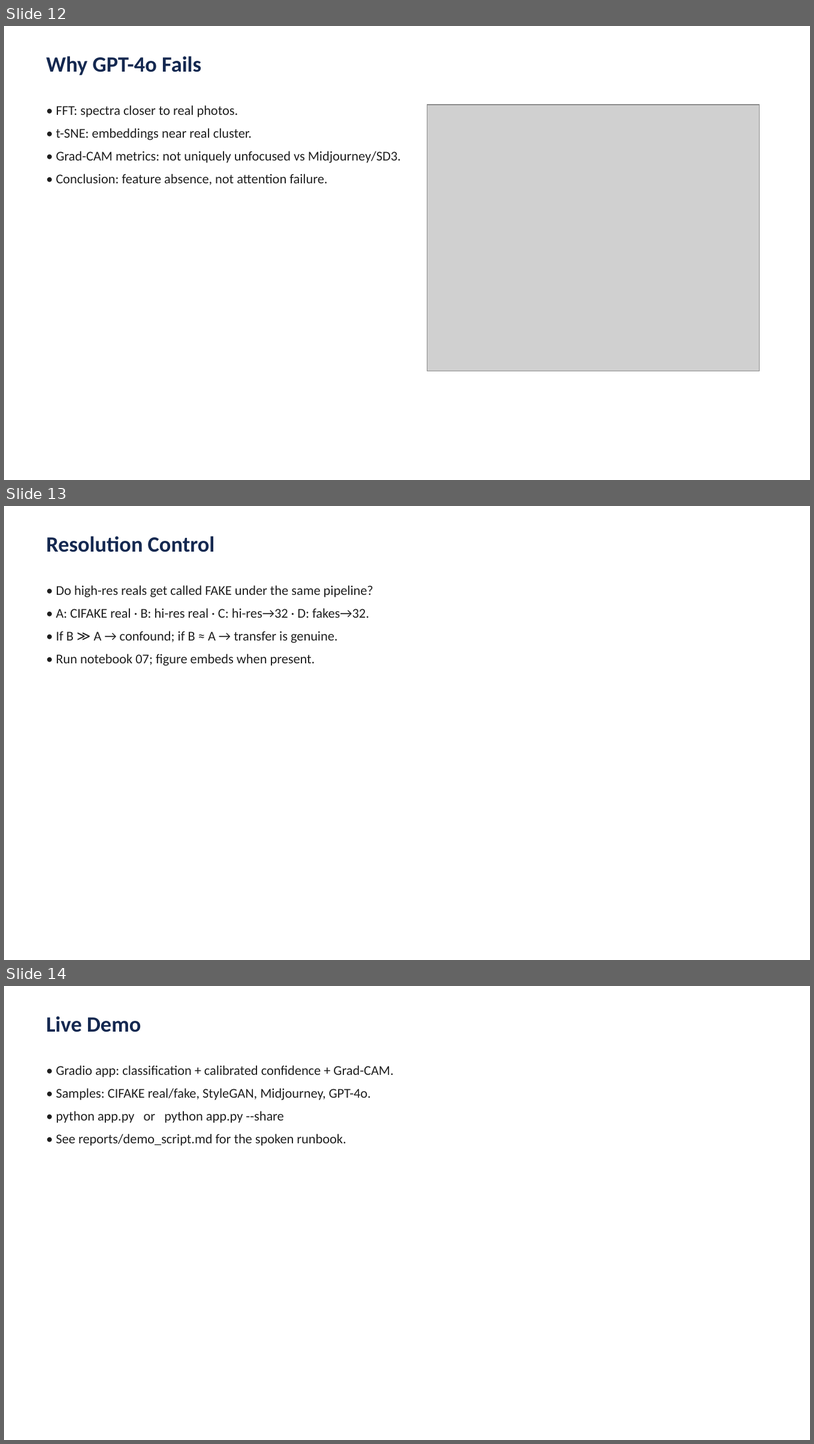
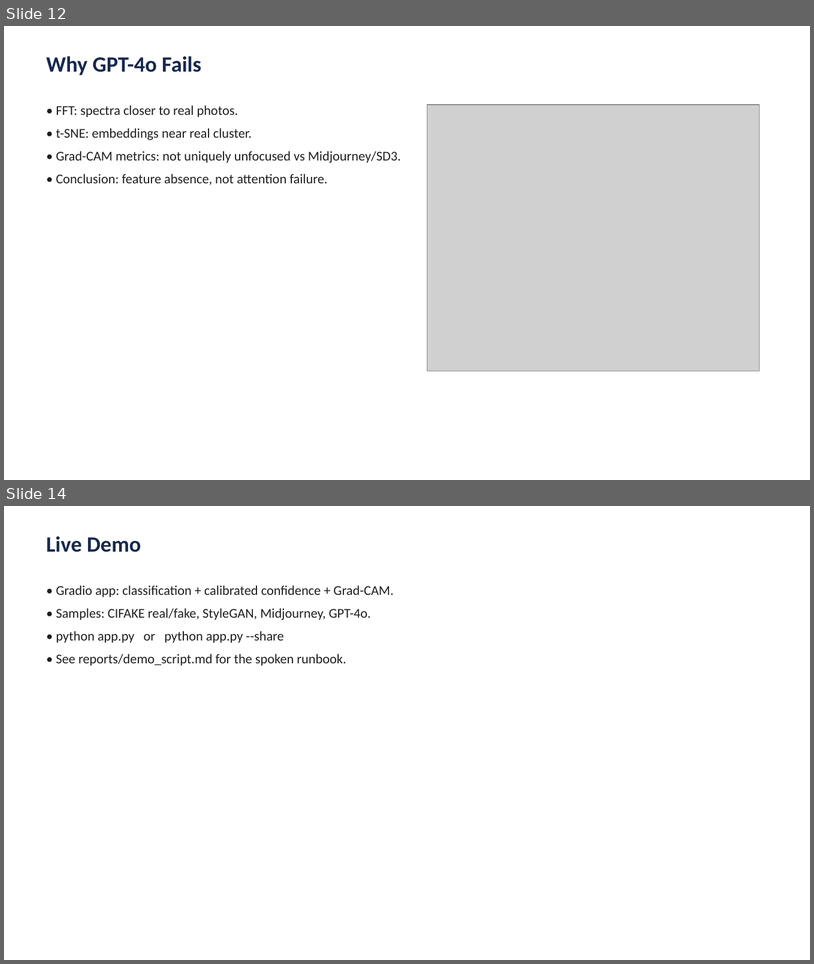
Before and after one commit to krishi-shah/ai-image-detection, a slide deck: reports/presentation.pptx. Shown one above the other, each under a label of ours: slides 12, 13 and 14 before the commit, slides 12 and 14 after it; the slides between them are not shown. The pictures are 814x1444 and 814x964 pixels, drawn with LibreOffice and Linux fonts; fonts in the diff are those of the drawing; grey boxes stand for pictures. Boxes give left, top, right and bottom in pixels: in the first picture for what was removed or moved away, otherwise in the second. Text is boxed around its words. In the diff, an @@ line names an element or a change of style, - is before the commit and + after.

Commit message:
Fold resolution-control results into final report and presentation.

```diff
--- a/reports/presentation.pptx
+++ b/reports/presentation.pptx
@@ slide 13 removed at <box>4,506,810,960</box>, background #FFFFFF @@
@@ text removed at <box>46,536,215,552</box> @@
-Resolution Control
@@ text removed at <box>56,585,374,666</box> @@
-• Do high-res reals get called FAKE under the same pipeline?
-• A: CIFAKE real · B: hi-res real · C: hi-res→32 · D: fakes→32.
-• If B ≫ A → confound; if B ≈ A → transfer is genuine.
-• Run notebook 07; figure embeds when present.
```
Also in this commit, not shown: 2 slides changed, 1 slide added, 11 other files.
